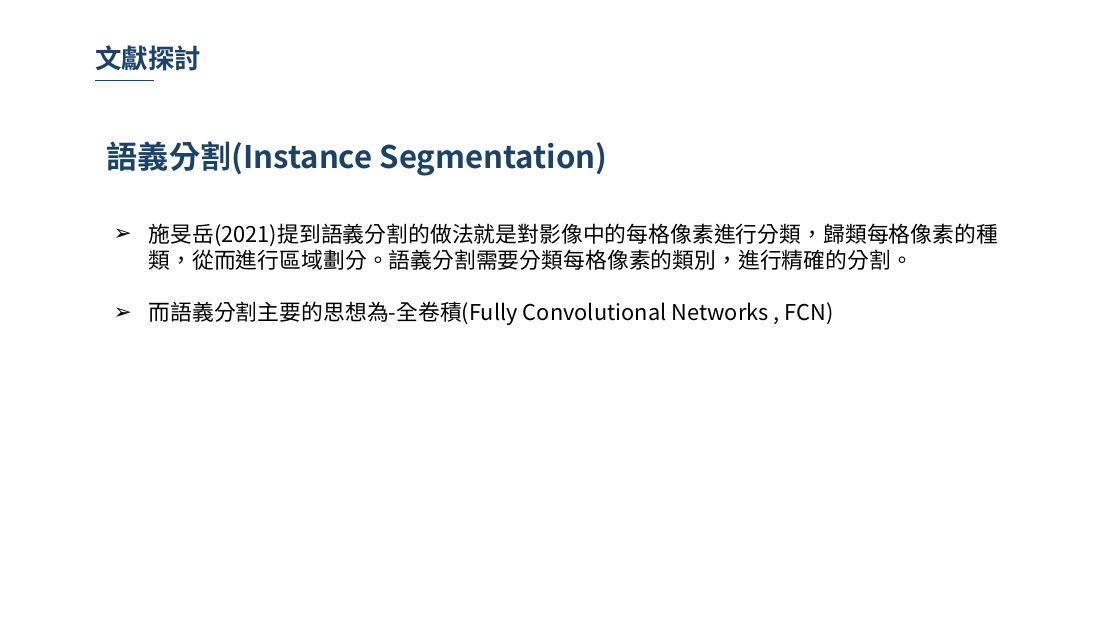
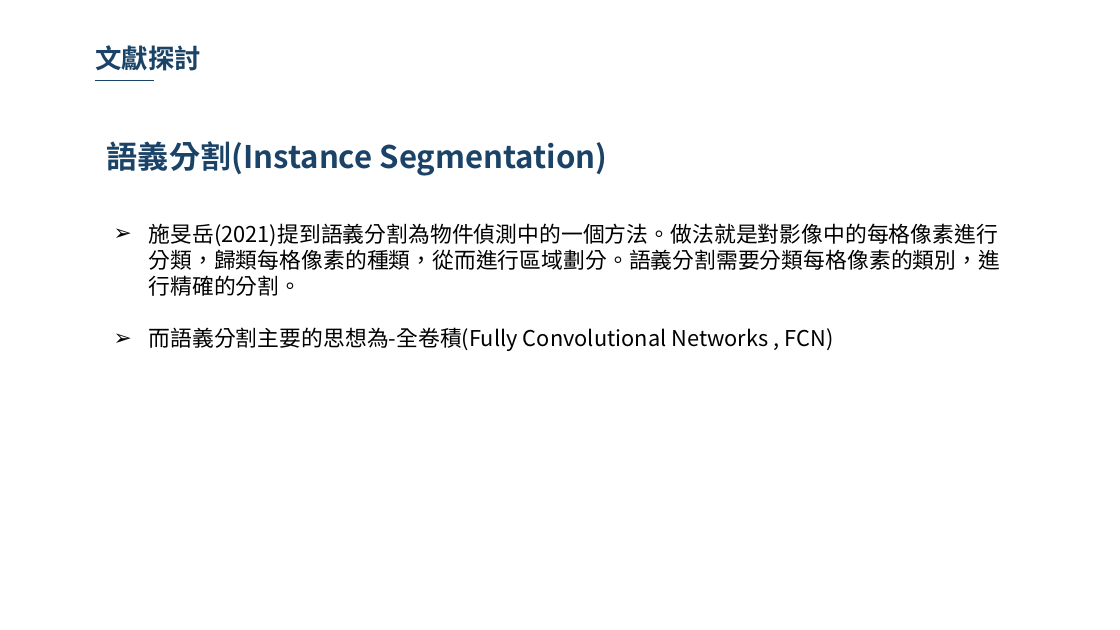
Before and after one commit to 10994015/paper, a slide deck: slide 15 of 論文/論文初審.pptx (slide 13 before the commit). Drawn at 1120x630 pixels with LibreOffice and Linux fonts; fonts in the diff are those of the drawing; background and template pictures are left out. Boxes give left, top, right and bottom in pixels: in the first picture for what was removed or moved away, otherwise in the second. Text is boxed around its words. In the diff, an @@ line names an element or a change of style, - is before the commit and + after.

```diff
--- a/論文/論文初審.pptx
+++ b/論文/論文初審.pptx
@@ text at (149,223,1001,296): text changed @@
-➢ 施旻岳(2021)提到語義分割的做法就是對影像中的每格像素進行分類，歸類每格像素的種類，從而進行區域劃分。語義分割需要分類每格像素的類別，進行精確的分割。
+➢ 施旻岳(2021)提到語義分割為物件偵測中的一個方法。做法就是對影像中的每格像素進行分類，歸類每格像素的種類，從而進行區域劃分。語義分割需要分類每格像素的類別，進行精確的分割。
```
Also in this commit, not shown: 18 other slides changed, 3 slides added, 1 slide removed.
